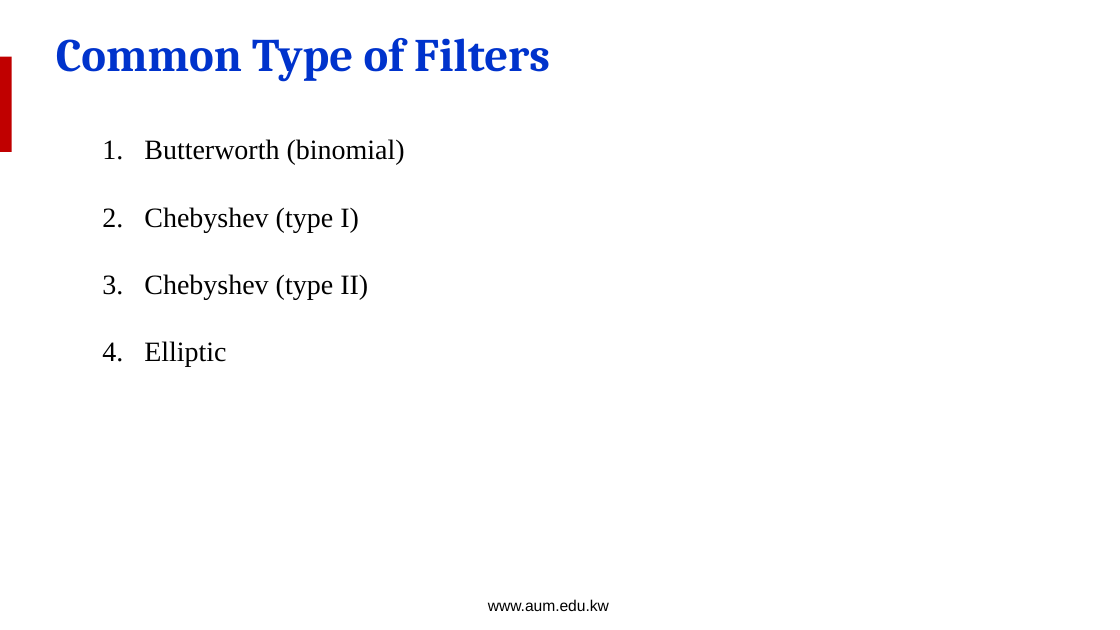
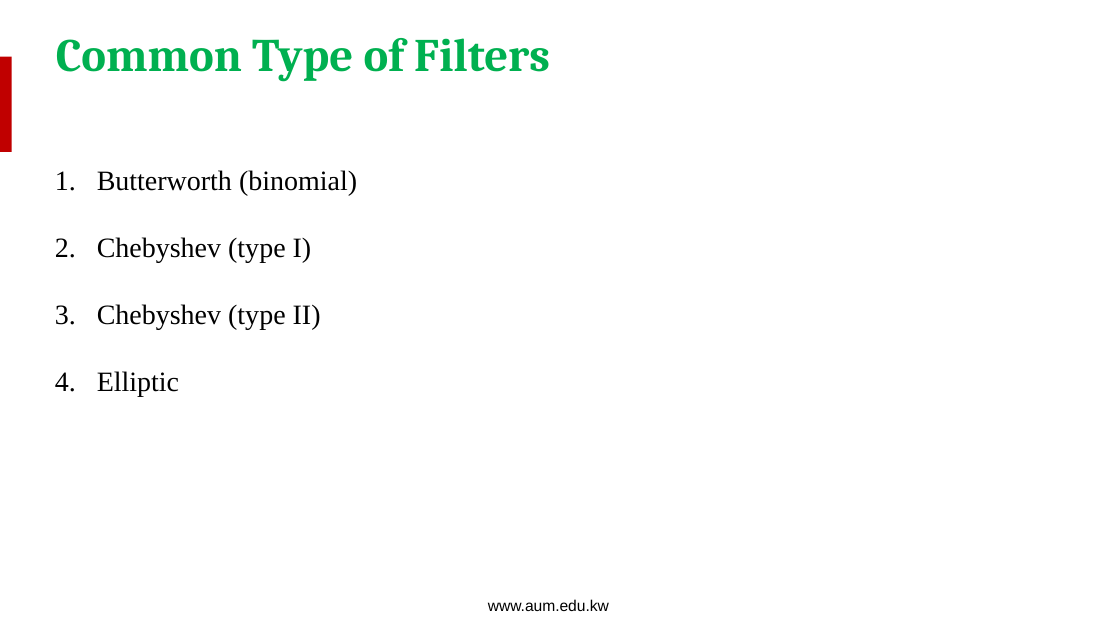
Before and after one commit to salmanrazzaq1993/AUM-WORK, a slide deck: slide 5 of PP WORK/Instructor Version/Week 9/Week 9 Lecture 1 -Biquad Realization.pptx. Drawn at 1120x630 pixels with LibreOffice and Linux fonts; fonts in the diff are those of the drawing; background and template pictures are left out. Boxes give left, top, right and bottom in pixels: in the first picture for what was removed or moved away, otherwise in the second. Text is boxed around its words. In the diff, an @@ line names an element or a change of style, - is before the commit and + after.

```diff
--- a/PP WORK/Instructor Version/Week 9/Week 9 Lecture 1 -Biquad Realization.pptx
+++ b/PP WORK/Instructor Version/Week 9/Week 9 Lecture 1 -Biquad Realization.pptx
@@ title "Common Type of Filters" at [56,38,550,82]: text colour #0033CC to #00B050 @@
@@ text "Butterworth (binomial)": place and size @@
-text "Butterworth (binomial)" at [144,139,405,367]
+text "Butterworth (binomial)" at [97,170,357,397]
```
Also in this commit, not shown: 12 other slides changed.
